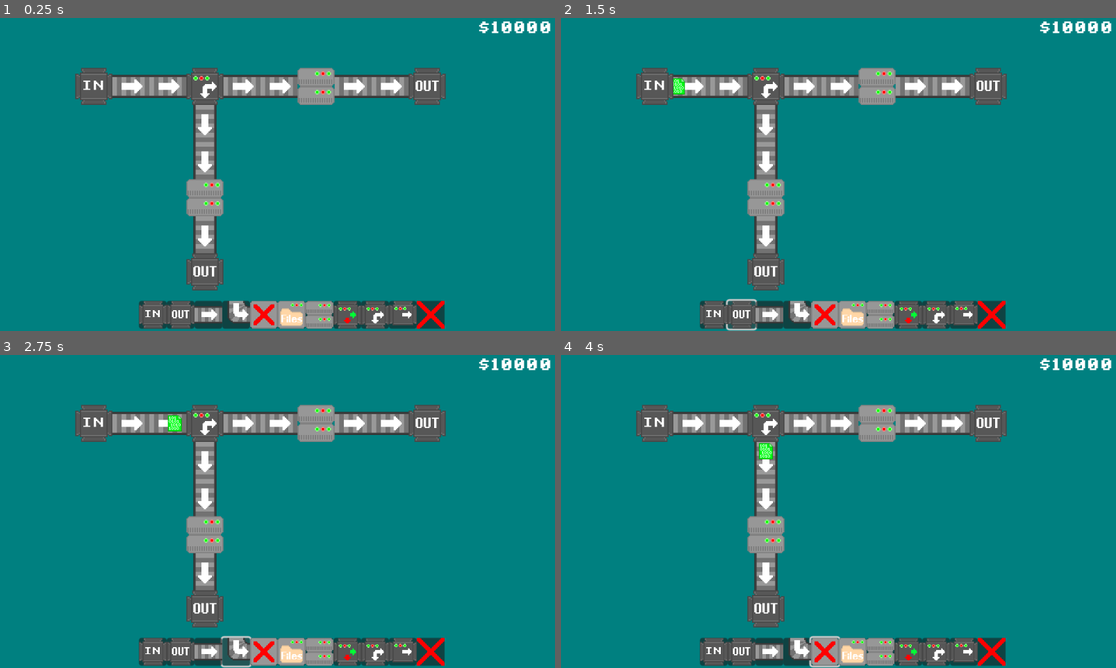
Above: before the commit, frames 1-4 (two rows, left to right).
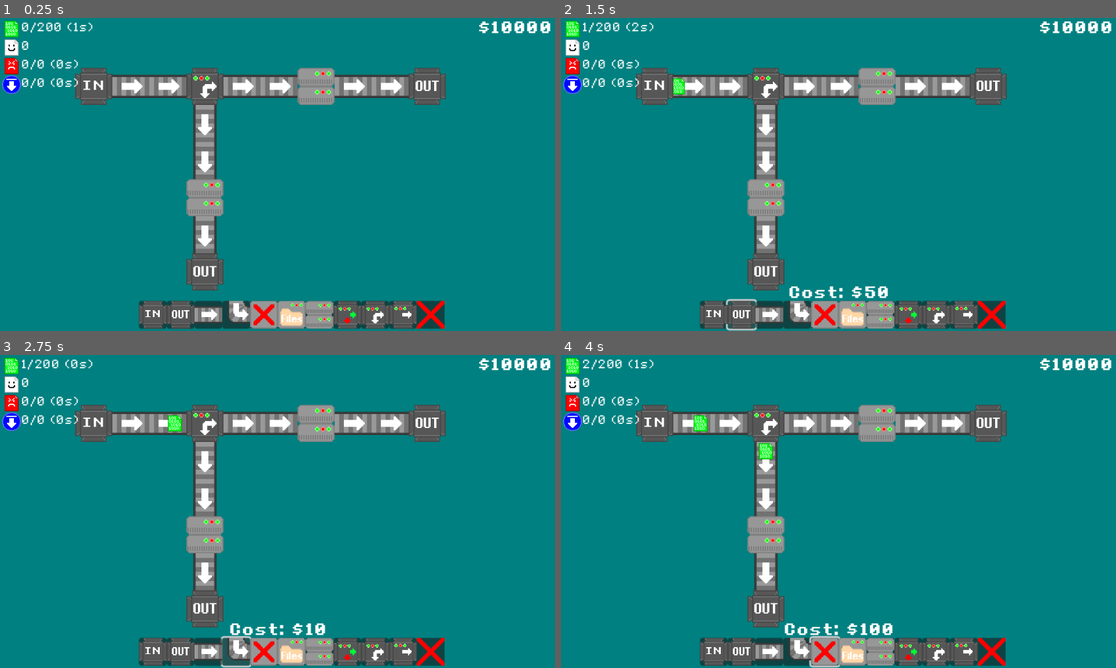
Above: after the commit, the same moments.

Repository: Birb-Games/gmtk-game-jam-2024
Game: Godot game, scene res://scenes/Root.tscn
Same seed, same stepped clock (60 frames per second), same inputs: the game is played once before the commit and once after it.
Inputs (mouse positions are in pixels of both pictures, inside the frame that each line leads up to):
- Up to frame 1 (0.25 s): no input
- Up to frame 2 (1.5 s): click (716, 315) at 0.5 s; click (744, 315) at 1.25 s
- Up to frame 3 (2.75 s): click (238, 652) at 2 s
- Up to frame 4 (4 s): click (771, 652) at 2.75 s; click (827, 652) at 3.5 s

The runs differ from the first frame. In frame 1, 1.1% of the frame differs, in the area x 0-75%, y 0-100%; in frame 2, 1.4%; in frame 3, 1.4%; in frame 4, 1.6%.

Commit message:
updated HUD

Diff:
--- a/scenes/HUD.tscn
+++ b/scenes/HUD.tscn
@@ -1,8 +1,13 @@
-[gd_scene load_steps=4 format=4 uid="uid://xs0ne0a078ye"]
+[gd_scene load_steps=9 format=4 uid="uid://xs0ne0a078ye"]
 
 [ext_resource type="TileSet" uid="uid://bfkboupnfd6k6" path="res://assets/tiles/tiles.tres" id="1_5sfmw"]
 [ext_resource type="Script" path="res://scripts/hud.gd" id="1_o63eh"]
 [ext_resource type="FontFile" uid="uid://b3j21gnxq1jn1" path="res://assets/fonts/8BitOperator/8bitOperatorPlus8-Bold.ttf" id="2_1mr0q"]
+[ext_resource type="Texture2D" uid="uid://bo8ih4apltjfq" path="res://assets/sprites/get.png" id="4_nciv1"]
+[ext_resource type="FontFile" uid="uid://b83lr4reqbm0y" path="res://assets/fonts/8BitOperator/8bitOperatorPlus8-Regular.ttf" id="5_4pesv"]
+[ext_resource type="Texture2D" uid="uid://40u8nw0veh31" path="res://assets/sprites/return.png" id="5_gti8e"]
+[ext_resource type="Texture2D" uid="uid://oryin8ekfal5" path="res://assets/sprites/bad.png" id="7_1x5e4"]
+[ext_resource type="Texture2D" uid="uid://bft8p2ejikb81" path="res://assets/sprites/download.png" id="8_i70hw"]
 
 [node name="CanvasLayer" type="CanvasLayer"]
 script = ExtResource("1_o63eh")
@@ -161,6 +166,74 @@
 offset_right = 512.0
 offset_bottom = 352.0
 
+[node name="Counts" type="Control" parent="."]
+layout_mode = 3
+anchors_preset = 0
+offset_right = 40.0
+offset_bottom = 40.0
+
+[node name="Get" type="Sprite2D" parent="Counts"]
+position = Vector2(20, 19)
+texture = ExtResource("4_nciv1")
+
+[node name="GetCount" type="Label" parent="Counts"]
+layout_mode = 0
+offset_left = 36.0
+offset_top = 8.0
+offset_right = 96.0
+offset_bottom = 31.0
+theme_override_fonts/font = ExtResource("5_4pesv")
+theme_override_font_sizes/font_size = 24
+text = "0/0 (0s)"
+
+[node name="Ret" type="Sprite2D" parent="Counts"]
+position = Vector2(20, 51)
+texture = ExtResource("5_gti8e")
+
+[node name="RetCount" type="Label" parent="Counts"]
+offset_left = 36.0
+offset_top = 40.0
+offset_right = 96.0
+offset_bottom = 63.0
+theme_override_fonts/font = ExtResource("5_4pesv")
+theme_override_font_sizes/font_size = 24
+text = "0"
+
+[node name="Bad" type="Sprite2D" parent="Counts"]
+position = Vector2(20, 83)
+texture = ExtResource("7_1x5e4")
+
+[node name="BadCount" type="Label" parent="Counts"]
+offset_left = 36.0
+offset_top = 72.0
+offset_right = 96.0
+offset_bottom = 95.0
+theme_override_fonts/font = ExtResource("5_4pesv")
+theme_override_font_sizes/font_size = 24
+text = "0/0 (0s)"
+
+[node name="Download" type="Sprite2D" parent="Counts"]
+position = Vector2(20, 115)
+texture = ExtResource("8_i70hw")
+
+[node name="DownloadCount" type="Label" parent="Counts"]
+offset_left = 36.0
+offset_top = 104.0
+offset_right = 136.0
+offset_bottom = 127.0
+theme_override_fonts/font = ExtResource("5_4pesv")
+theme_override_font_sizes/font_size = 24
+text = "0/0 (0s)"
+
+[node name="Cost" type="Label" parent="."]
+offset_top = 463.0
+offset_right = 960.0
+offset_bottom = 488.0
+theme_override_fonts/font = ExtResource("2_1mr0q")
+theme_override_font_sizes/font_size = 32
+text = "Cost: $0"
+horizontal_alignment = 1
+
 [connection signal="pressed" from="Inventory/InButton" to="." method="_on_in_button_pressed"]
 [connection signal="pressed" from="Inventory/OutButton" to="." method="_on_out_button_pressed"]
 [connection signal="pressed" from="Inventory/CornerBeltButton" to="." method="_on_corner_belt_button_pressed"]
@@ -170,5 +243,5 @@
 [connection signal="pressed" from="Inventory/ServerButton" to="." method="_on_server_button_pressed"]
 [connection signal="pressed" from="Inventory/FilterButton" to="." method="_on_filter_button_pressed"]
 [connection signal="pressed" from="Inventory/SplitterButton" to="." method="_on_splitter_button_pressed"]
-[connection signal="pressed" from="Inventory/MergerButton" to="." method="_on_delete_pressed"]
+[connection signal="pressed" from="Inventory/MergerButton" to="." method="_on_merger_button_pressed"]
 [connection signal="pressed" from="Inventory/Delete" to="." method="_on_delete_pressed"]
--- a/scripts/get.gd
+++ b/scripts/get.gd
@@ -39,5 +39,6 @@
 		collision_counts -= 1
 
 func _on_moveable_item_empty() -> void:
+	$/root/Root.spawn_counts["spawn_get"] -= 1
 	$/root/Root.add_coins(-5)
 	queue_free()
--- a/scripts/hud.gd
+++ b/scripts/hud.gd
@@ -17,50 +17,44 @@
 	pass
 
 func _on_in_button_pressed():
-	selected="in"
-	print("In pressed")
-
+	selected = "in"
 
 func _on_out_button_pressed():
-	selected="out"
-	print("Out pressed")
-
+	selected = "out"
 
 func _on_belt_button_pressed():
-	selected="conveyor"
-	print("belt pressed")
-
+	selected = "conveyor"
 
 func _on_compressor_button_pressed():
-	selected="deleter"
-	print("compressor pressed")
-
+	selected = "deleter"
 
 func _on_storage_button_pressed():
-	selected="storage"
-	print("storage pressed")
-
+	selected = "storage"
 
 func _on_server_button_pressed():
-	selected="server"
-	print("server pressed")
-
+	selected = "server"
 
 func _on_filter_button_pressed():
-	selected="filter"
-	print("filter pressed")
-
+	selected = "filter"
 
 func _on_splitter_button_pressed():
-	selected="splitter"
-	print("splitter pressed")
-
+	selected = "splitter"
 
 func _on_corner_belt_button_pressed() -> void:
 	selected = "conveyor_corner"
-	print("corner belt pressed")
-
 
 func _on_delete_pressed() -> void:
 	selected = "delete"
-	print("delete pressed")
+
+func _on_merger_button_pressed() -> void:
+	selected = "merger"
+
+func update_text():
+	$Counts/GetCount.text = str($/root/Root.spawn_counts["spawn_get"])
+	$Counts/GetCount.text += "/" + str($/root/Root.max_counts["spawn_get"])
+	$Counts/GetCount.text += " (" + str(int(round($/root/Root.timers["spawn_get"]))) + "s)"
+	$Counts/RetCount.text = str($/root/Root.spawn_counts["return"])
+	if $/root/Root.tile_costs.has(selected):
+		$Cost.text = "Cost: $" + str($/root/Root.tile_costs[selected])
+	else:
+		$Cost.text = ""
--- a/scripts/return.gd
+++ b/scripts/return.gd
@@ -5,6 +5,7 @@
 func _ready():
 	timer = 3.0
 	$MoveableItem.stop = true
+	$/root/Root.spawn_counts["return"] += 1
 
 func _process(delta: float) -> void:
 	timer -= delta
--- a/scripts/root.gd
+++ b/scripts/root.gd
@@ -11,9 +11,13 @@
 	"return": 0
 }
 
+var max_counts = {
+	"spawn_get": 200,
+}
+
 # once a timer runs out, reset it to these times
 var reset_times = {
-	"spawn_get": 5.0
+	"spawn_get": 2.0
 }
 
 var timers = {
@@ -30,8 +34,9 @@
 	"server": Vector2i(2,1),
 	"deleter": Vector2i(3,1),
 	"storage": Vector2i(0,2),
+	"merger": Vector2i(3, 2),
 	"conveyor": Vector2i(0,3),
-	"conveyor_corner": Vector2i(2, 3)
+	"conveyor_corner": Vector2i(2, 3),
 }
 
 const tile_costs = {
@@ -42,6 +47,7 @@
 	"server": 100,
 	"deleter": 100,
 	"storage":100,
+	"merger": 100,
 	"conveyor":10,
 	"conveyor_corner":10,
 }
@@ -112,6 +118,7 @@
 func _process(delta: float) -> void:
 	update_timers(delta)
 	spawn()
+	$HUD.update_text()
 
 func add_coins(coinAmt):
 	coins += coinAmt
Binary file changed: assets/tiles/tiles.png
